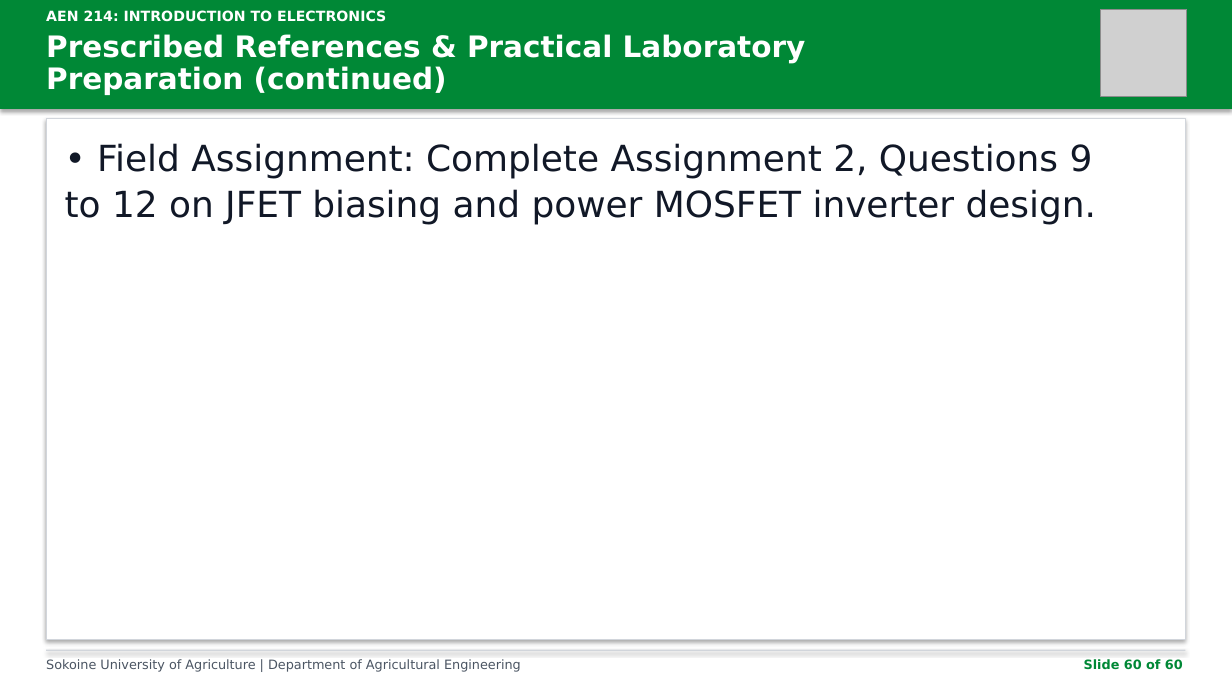
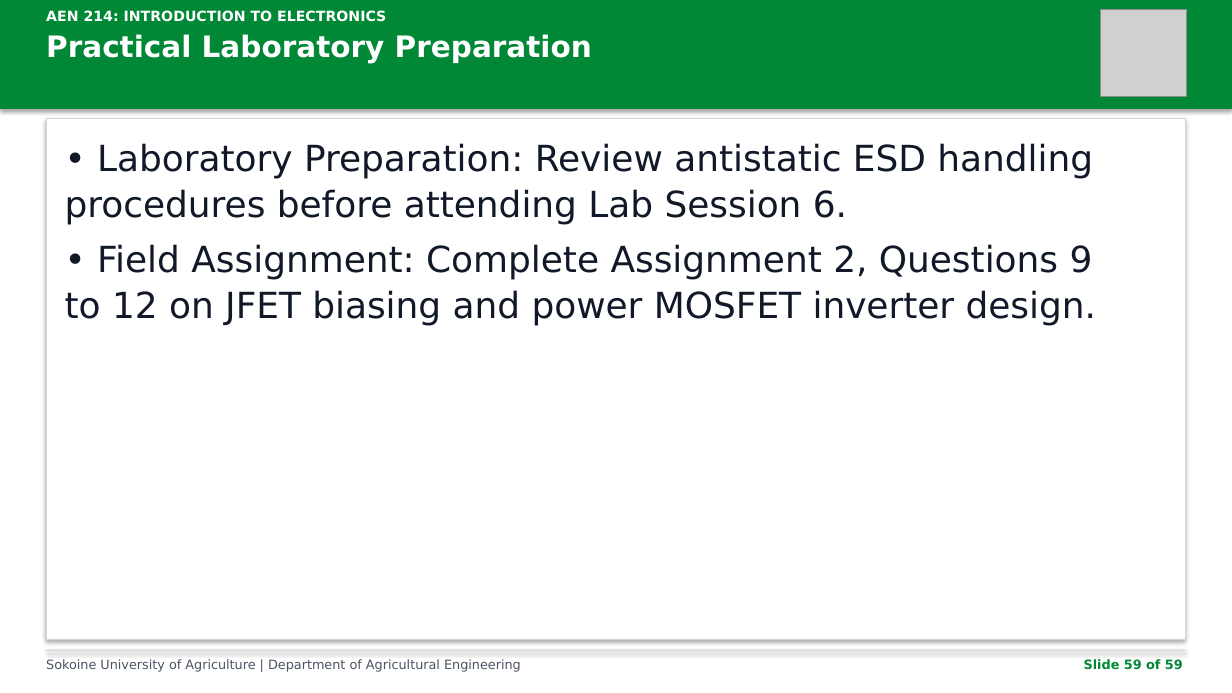
Before and after one commit to kadefue/Course_Notes, a slide deck: slide 59 of AEN 214/Lectures/AEN_214_Lecture_6.pptx (slide 60 before the commit). Drawn at 1232x693 pixels with LibreOffice and Linux fonts; fonts in the diff are those of the drawing; grey boxes stand for pictures. Boxes give left, top, right and bottom in pixels: in the first picture for what was removed or moved away, otherwise in the second. Text is boxed around its words. In the diff, an @@ line names an element or a change of style, - is before the commit and + after.

Commit message:
Update AEN 214 course materials for the 2026/2027 academic year
- Revised academic year references in README.md, build_outline.py, build_slides.py, compendium_base.py, and various slide scripts to reflect the 2026/2027 academic year.
- Updated the prescribed textbooks and reading list in README.md and build_outline.py to include new references and remove outdated ones.
- Adjusted laboratory preparation slides in slides_part1.py, slides_part2.py, and slides_part3.py to enhance clarity and relevance.
- Added unit tests in test_build_slides.py to verify the correct academic year is displayed on title slides.

```diff
--- a/AEN 214/Lectures/AEN_214_Lecture_6.pptx
+++ b/AEN 214/Lectures/AEN_214_Lecture_6.pptx
@@ text at bbox=[46, 34, 592, 63]: text changed @@
-Prescribed References & Practical Laboratory
-Preparation (continued)
+Practical Laboratory Preparation
@@ text added at bbox=[65, 143, 1093, 225], 28 pt, text #111827 @@
+• Laboratory Preparation: Review antistatic ESD handling
+procedures before attending Lab Session 6.
@@ text "• Field Assignment: Complete Assignment ...": place and size @@
-text "• Field Assignment: Complete Assignment ..." at bbox=[65, 143, 1096, 225]
+text "• Field Assignment: Complete Assignment ..." at bbox=[65, 244, 1096, 326]
@@ text at bbox=[1084, 659, 1183, 669]: text changed @@
-Slide 60 of 60
+Slide 59 of 59
```
Also in this commit, not shown: 58 other slides changed, 1 slide removed, 35 other files.
